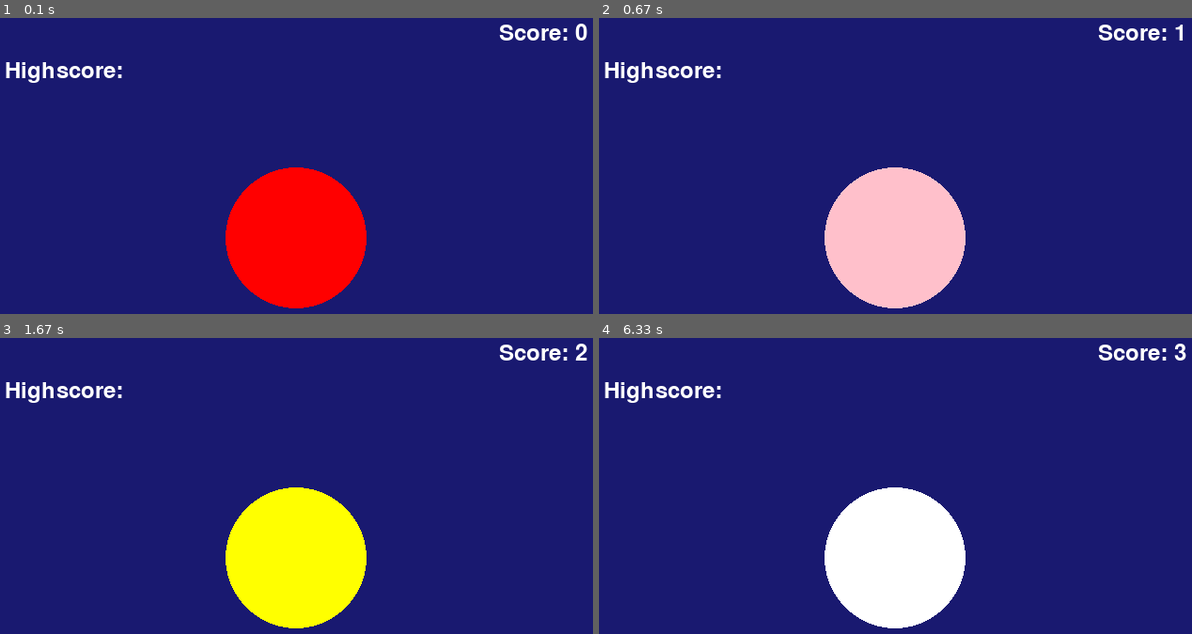
Above: before the commit, frames 1-4 (two rows, left to right).
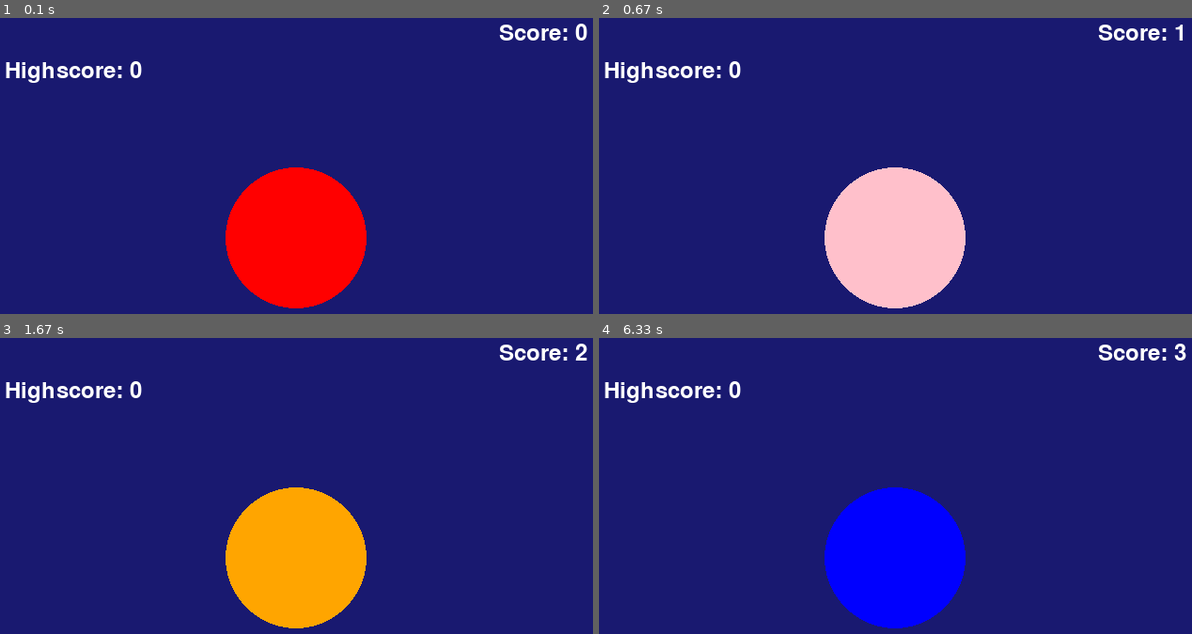
Above: after the commit, the same moments.

Repository: DrJCampbell/babs-work-experience
Game: pygame game, started from Balloon-game.py
The game is run twice, just before and just after one commit, with the same random seed, the same clock (stepped at 60 frames per second) and the same inputs.
Inputs (mouse positions are in pixels of both pictures, inside the frame that each line leads up to):
- Up to frame 1 (0.1 s): no input
- Up to frame 2 (0.67 s): click (895, 237) at 0.38 s
- Up to frame 3 (1.67 s): click (296, 586) at 0.72 s
- Up to frame 4 (6.33 s): click (919, 539) at 6.05 s

The runs differ from the first frame. In frame 1, less than 0.1% of the frame differs, in the area x 21-24%, y 14-21%; in frame 2, less than 0.1%; in frame 3, 8.9%, in the area x 21-62%, y 14-99%; in frame 4, 8.9%.

Commit message:
My finished game

Diff:
--- a/Balloon-game.py
+++ b/Balloon-game.py
@@ -1,9 +1,11 @@
 import pygame, sys, random
 from pygame.locals import *
+
+# Initialization
 pygame.init()
 pygame.font.init()
 
-#Global dictionary
+# Global colour library
 colors = {
     "black":   (0, 0, 0),
     "white":   (255, 255, 255),
@@ -17,79 +19,73 @@
     "orange":  (255, 165, 0),
     "purple":  (128, 0, 128),
     "brown":   (165, 42, 42),
-    "pink":    (255, 192, 203)
+    "pink":    (255, 192, 203),
+    "midnight_blue": (25, 25, 112)
 }
 
-
-def dis_formula(a,b,c,d):
+# Utility Functions
+def dis_formula(a, b, c, d):
     dx = a - c
     dy = b - d
-    distance_squared = dx**2 + dy**2
-    return distance_squared
+    return dx**2 + dy**2
 
-def ran_color(): # To be used with the colors dictionary
+def ran_color():
     ran_choice = random.choice(list(colors.values()))
+    while ran_choice == colors["midnight_blue"]:
+        ran_choice = ran_color()
     return ran_choice
 
-
+# Display Setup
 screen_width = 640
 screen_height = 480
+screen = pygame.display.set_mode((screen_width, screen_height))
+pygame.display.set_caption("Balloon Colour Game")
+clock = pygame.time.Clock()
+
+# Game Elements
 radius = 75
-
-font = pygame.font.SysFont(None, 36)
-leaderboard = []
-score = 0
-
-screen = pygame.display.set_mode((screen_width,
-                                  screen_height))
-pygame.display.set_caption("Balloon luck game")
-screen.fill((0,0,0))
+x = screen_width // 2
+y = screen_height // 2
 current_color = ran_color()
 
+# Font & Text Setup
+font = pygame.font.SysFont(None, 36)
 
-x = screen_width // 2
-y = screen_height // 2
+# Game State
+score = 0
+highscore = 0
 
-
+#  Main Game Loop
 while True:
-
+    # Event Handling
     for event in pygame.event.get():
-        if (event.type == QUIT):
+        if event.type == QUIT:
             pygame.quit()
             sys.exit(0)
-        if (event.type == MOUSEBUTTONDOWN):
+        if event.type == MOUSEBUTTONDOWN:
             mouse_x, mouse_y = event.pos
             if dis_formula(mouse_x, mouse_y, x, y) <= radius**2:
                 current_color = ran_color()
-                while current_color == colors["midnight_blue"]:
-                    current_color = ran_color()
-
-
                 if current_color != colors["black"]:
                     score += 1
-
                 else:
-                    leaderboard.append(score)
+                    if score > highscore:
+                        highscore = score
                     score = 0
 
-            else:
-                pass
-    colors["midnight_blue"] = (25, 25, 112)
+    # Drawing
     screen.fill(colors["midnight_blue"])
+    pygame.draw.circle(screen, current_color, (x, y), radius)
 
-    pygame.draw.circle(screen, current_color, (x,y), radius)
+    # Score Display
     score_text = font.render(f"Score: {score}", True, colors["white"])
-    text_rect = score_text.get_rect(topright = (screen_width - 10, 10))
-    if len(leaderboard) == 0:
-        i = " "
-    else:
-        i = leaderboard[-1]
+    score_rect = score_text.get_rect(topright=(screen_width - 10, 10))
+    screen.blit(score_text, score_rect)
 
+    highscore_text = font.render(f"Highscore: {highscore}", True, colors["white"])
+    highscore_rect = highscore_text.get_rect(topleft=(10, 50))
+    screen.blit(highscore_text, highscore_rect)
 
-    score_text2 = font.render(f"Highscore: {i}", True, colors["white"])
-    text_rect2 = score_text2.get_rect(topleft = (10,50))
-
-    screen.blit(score_text, text_rect)
-    screen.blit(score_text2, text_rect2)
-
+    # Update Display
     pygame.display.update()
+    clock.tick(60)
